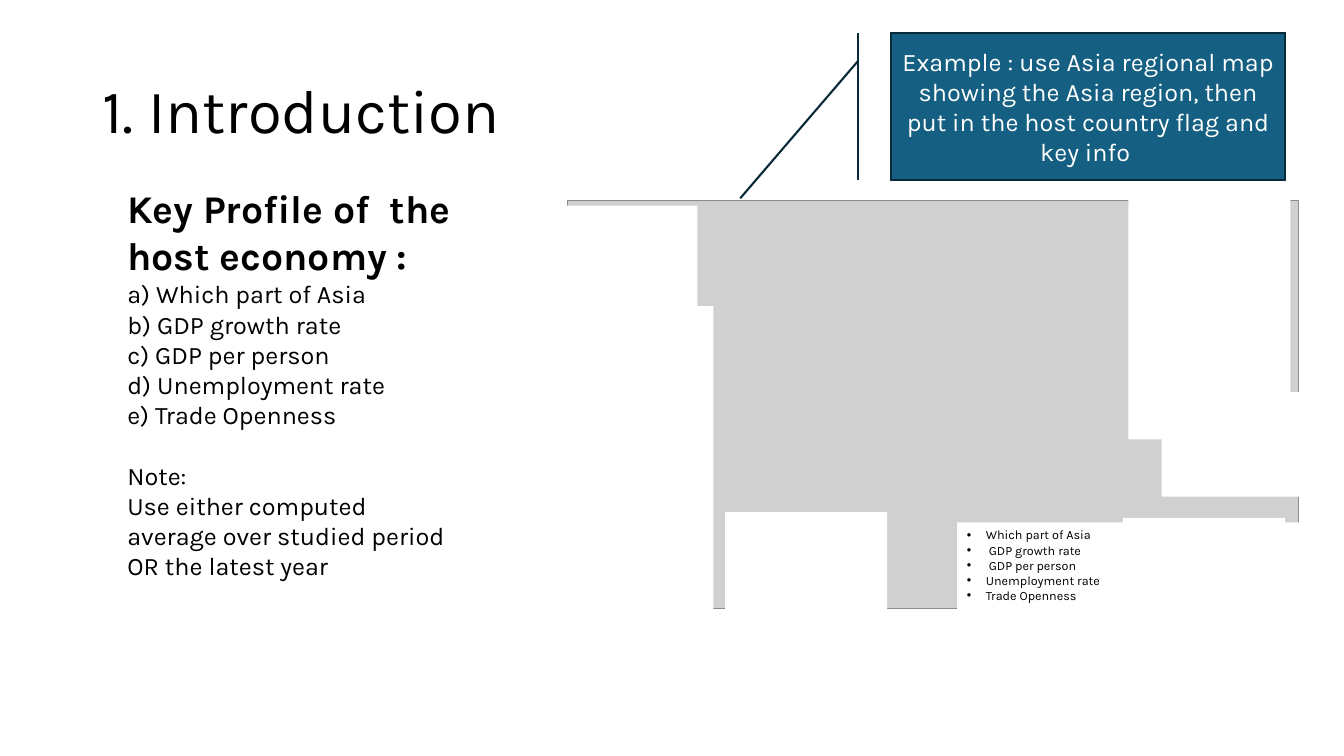
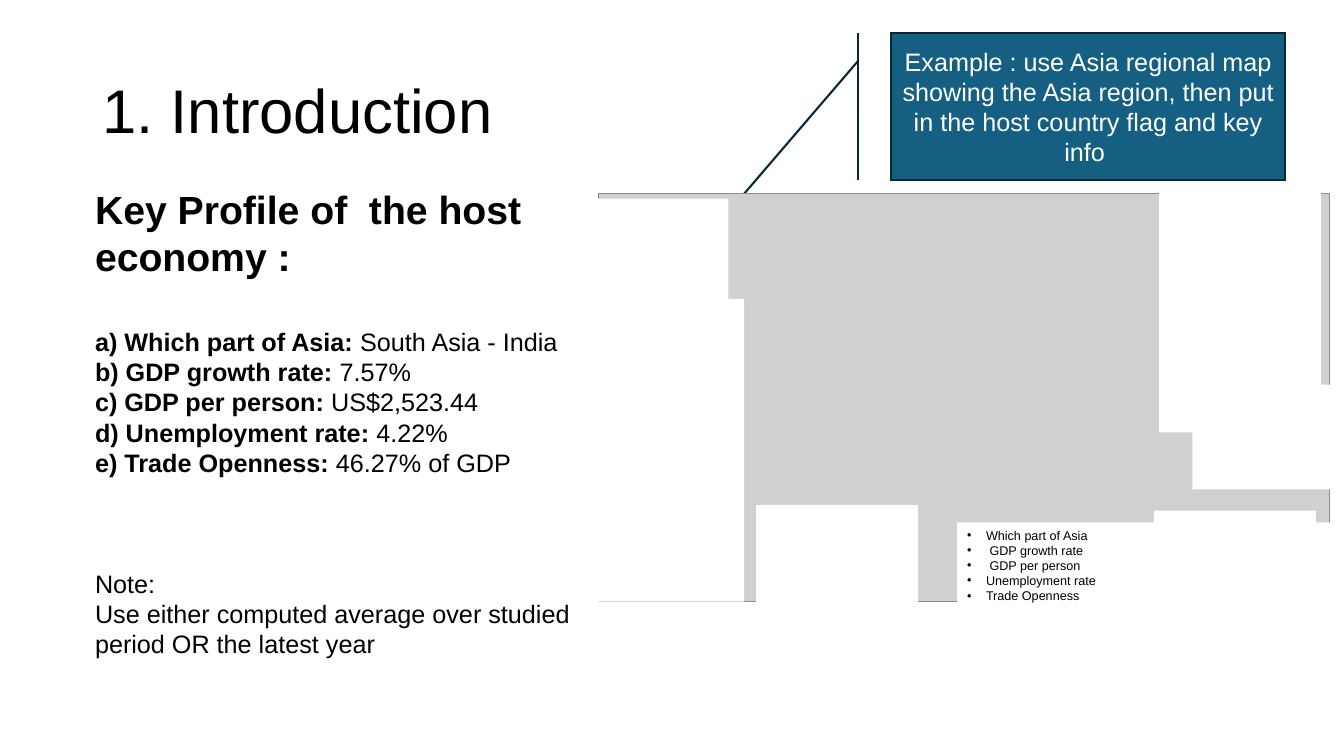
Before and after one commit to josephkohhh/SIM-UOW-Mods, a slide deck: slide 2 of ECON251/Assignment/presentation template.pptx. Drawn at 1344x756 pixels with LibreOffice and Linux fonts; fonts in the diff are those of the drawing; grey boxes stand for pictures. Boxes give left, top, right and bottom in pixels: in the first picture for what was removed or moved away, otherwise in the second. Text is boxed around its words. In the diff, an @@ line names an element or a change of style, - is before the commit and + after.

```diff
--- a/ECON251/Assignment/presentation template.pptx
+++ b/ECON251/Assignment/presentation template.pptx
@@ title "1. Introduction" at (102,88,493,134): font Karla to Arial @@
@@ accent border callout removed at (891,33,1286,180) @@
-Example : use Asia regional map showing the Asia region, then put in the host country flag and key info
@@ freeform shape added at (891,33,1286,180), fill #156082, outline #082836 1.5 pt, 18 pt, text #FFFFFF @@
+Example : use Asia regional map showing the Asia region, then put in the host country flag and key info
@@ text "Key Profile of the host ...": place and size @@
-text "Key Profile of the host ..." at (127,195,451,581)
+text "Key Profile of the host ..." at (95,195,569,659)
@@ text at (95,195,569,659): font Karla to Arial in "Key Profile of the host economy :", "Note:", "Use either computed average over studied period ..." @@
@@ 5 rectangles, 1 picture: place and size @@
-5 rectangles, 1 picture at (535,194,1320,756)
+5 rectangles, 1 picture at (567,187,1344,756)
@@ rectangle: place and size @@
-rectangle at (552,307,714,609)
+rectangle at (583,299,745,602)
@@ text at (95,332,558,478): text changed; font Karla to Arial; bold on @@
-a) Which part of Asia
-b) GDP growth rate
-c) GDP per person
-d) Unemployment rate
-e) Trade Openness
+a) Which part of Asia: South Asia - India
+b) GDP growth rate: 7.57%
+c) GDP per person: US$2,523.44
+d) Unemployment rate: 4.22%
+e) Trade Openness: 46.27% of GDP
@@ rectangle "Which part of Asia" at (957,522,1344,609): font Karla to Arial @@
```
Also in this commit, not shown: 10 other slides changed, 14 other files.
